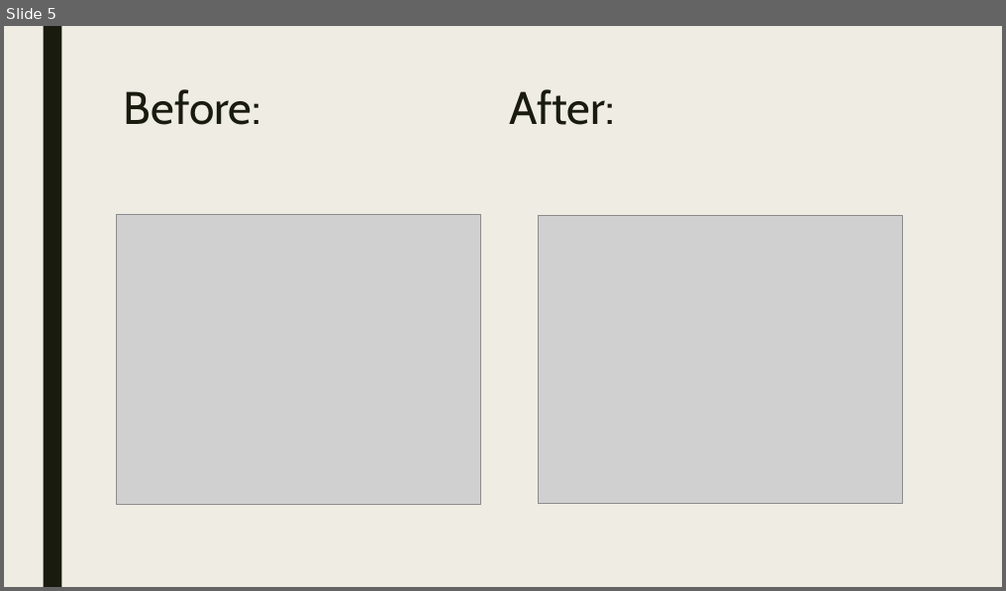
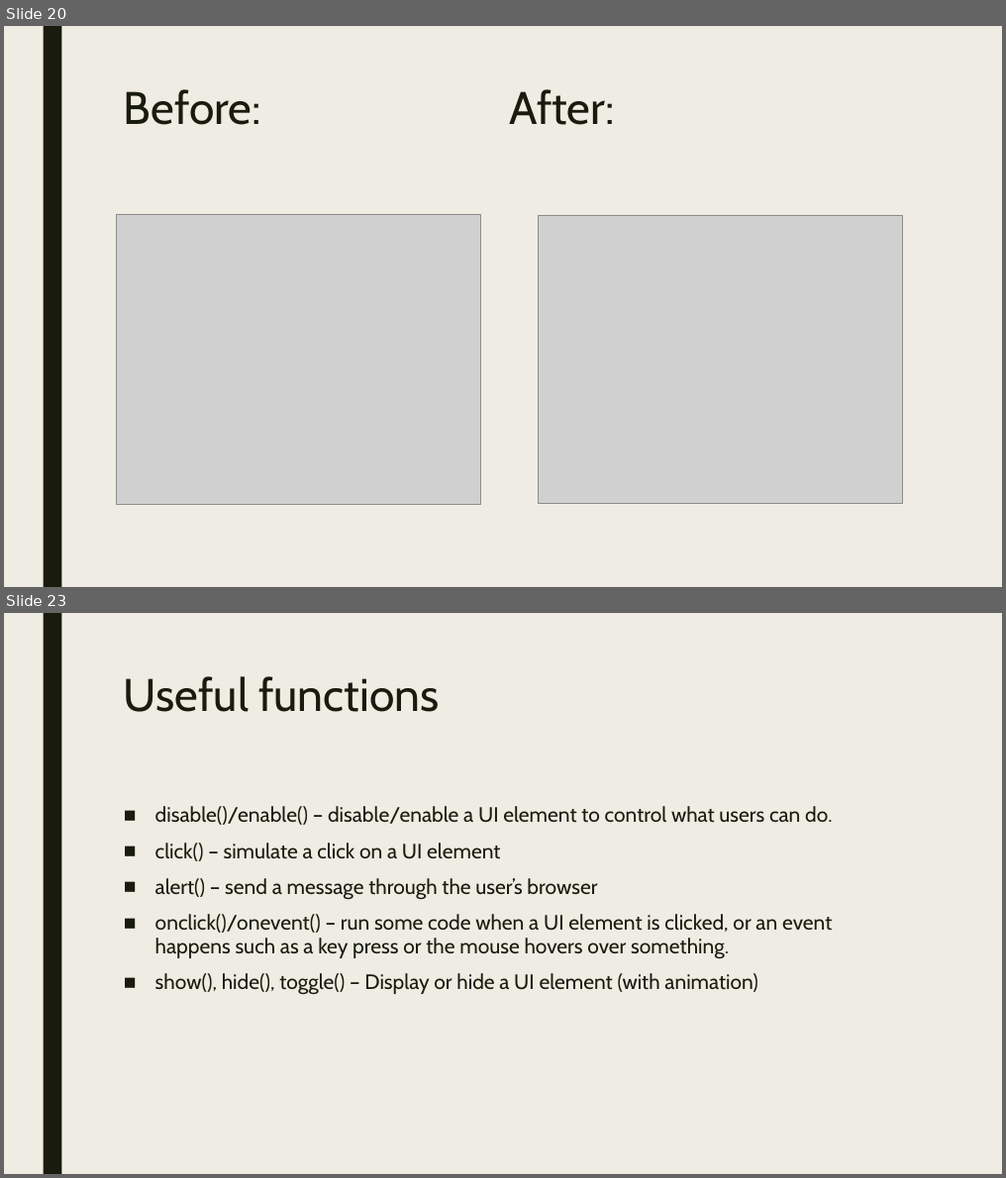
Before and after one commit to RforOperations2018/Class_5, a slide deck: Class 6.pptx. Shown one above the other, each under a label of ours: slide 5 before the commit, slides 20 and 23 after it; the slides between them are not shown. The pictures are 1006x591 and 1006x1178 pixels, drawn with LibreOffice and Linux fonts; fonts in the diff are those of the drawing; grey boxes stand for pictures. Boxes give left, top, right and bottom in pixels: in the first picture for what was removed or moved away, otherwise in the second. Text is boxed around its words. In the diff, an @@ line names an element or a change of style, - is before the commit and + after.

```diff
--- a/Class 6.pptx
+++ b/Class 6.pptx
@@ slide 23 added at (x1=4, y1=613, x2=1002, y2=1174), background #EFEDE3; not listed: 1 template element that a slide beside it also shows @@
@@ title added at (x1=124, y1=676, x2=439, y2=712), 44 pt, text #191B0E @@
+Useful functions
@@ text added at (x1=155, y1=806, x2=833, y2=995), 20 pt, text #191B0E @@
+■ disable()/enable() – disable/enable a UI element to control what users can do.
+■ click() – simulate a click on a UI element
+■ alert() – send a message through the user’s browser
+■ onclick()/onevent() – run some code when a UI element is clicked, or an event happens such as a key press or the mouse hovers over something.
+■ show(), hide(), toggle() – Display or hide a UI element (with animation)
@@ what was slide 5 is now slide 20 @@
```
Also in this commit, not shown: 3 slides changed, 10 other slides added, 2 other files.
